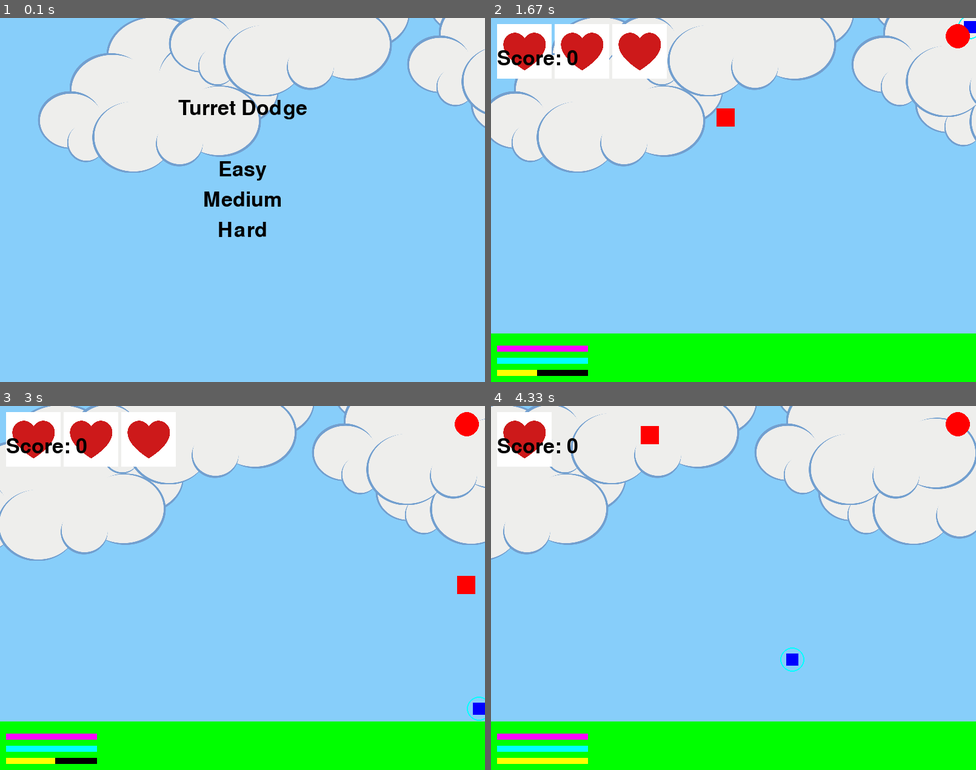
Above: before the commit, frames 1-4 (two rows, left to right).
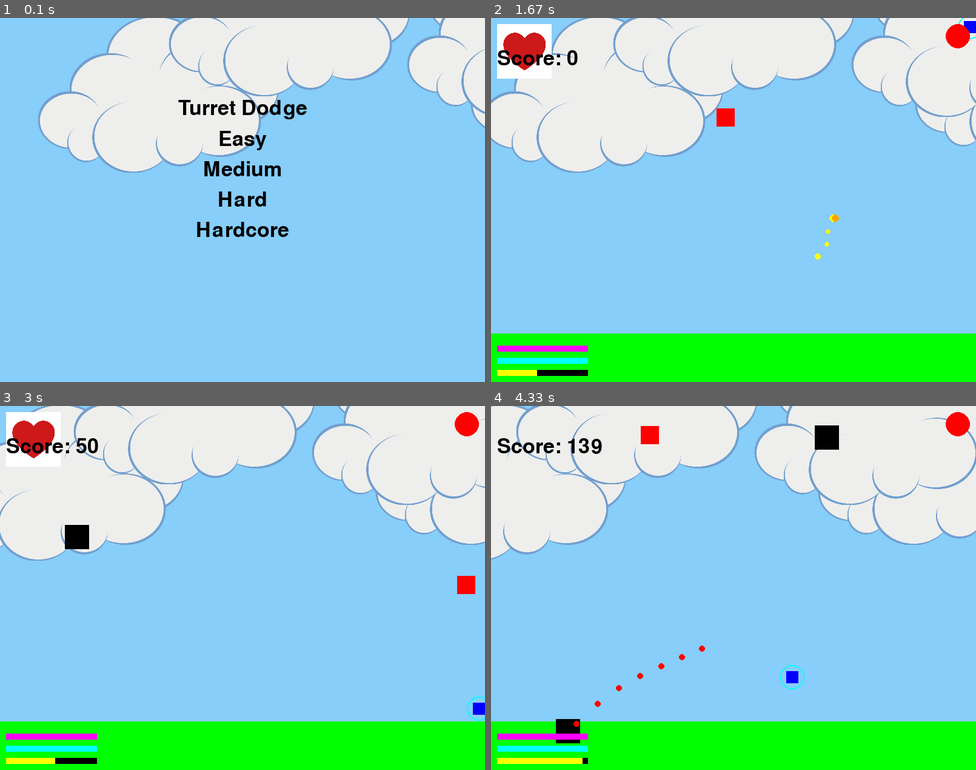
Above: after the commit, the same moments.

Repository: Varun-Chinthoju/LearningPython
Game: pygame game, started from pygame_Learning/turret_dodge.py
Same seed, same stepped clock (60 frames per second), same inputs: the game is played once before the commit and once after it.
Inputs (mouse positions are in pixels of both pictures, inside the frame that each line leads up to):
- Up to frame 1 (0.1 s): no input
- Up to frame 2 (1.67 s): click (733, 229) at 0.38 s, where only the run after the commit has a clickable "Hardcore"; hold J 0.67-1.13 s; hold Right 0.67-1.13 s; hold Right 1.17-1.63 s; tap Space at 1.23, 1.53 s; tap S at 1.32 s
- Up to frame 3 (3 s): click (242, 609) at 1.72 s; click (126, 591) at 2.05 s; hold Right 2.33-2.8 s; tap Space at 2.4, 2.7, 2.9 s; tap S at 2.48 s; hold Left from 2.83 s (still down)
- Up to frame 4 (4.33 s): tap Space at 3.2, 3.47, 3.77, 3.9, 4.2 s; release Left at 3.37 s; hold Left 3.4-3.8 s; tap J at 3.55 s; hold Right from 3.83 s (still down); tap S at 3.98 s

The runs differ from the first frame. In frame 1, 1.3% of the frame differs, in the area x 40-60%, y 31-61%; in frame 2, 1.5%; in frame 3, 1.7%; in frame 4, 1.8%, in the area x 2-72%, y 1-99%.

Commit message:
death animation WIP

Diff:
--- a/pygame_Learning/turret_dodge.py
+++ b/pygame_Learning/turret_dodge.py
@@ -7,14 +7,20 @@
 # Screen dimensions
 screen_width = 800
 screen_height = 600
-screen = pygame.display.set_mode((screen_width, screen_height))  # Initialize display first
+screen = pygame.display.set_mode(
+    (screen_width, screen_height)
+)  # Initialize display first
 pygame.display.set_caption("Turret Dodge")
 
 # --- Image Loading ---
 cloud_image = pygame.image.load("images/cloud.png").convert_alpha()
-cloud_image = pygame.transform.scale(cloud_image, (cloud_image.get_width() // 2, cloud_image.get_height() // 2))
+cloud_image = pygame.transform.scale(
+    cloud_image, (cloud_image.get_width() // 2, cloud_image.get_height() // 2)
+)
 heart_image = pygame.image.load("images/lives.jpeg").convert()
-heart_image = pygame.transform.scale(heart_image, (heart_image.get_width() // 4, heart_image.get_height() // 4))
+heart_image = pygame.transform.scale(
+    heart_image, (heart_image.get_width() // 4, heart_image.get_height() // 4)
+)
 
 # Colors
 white = (255, 255, 255)
@@ -24,8 +30,9 @@
 red = (255, 0, 0)
 sky_blue = (135, 206, 250)
 yellow = (255, 255, 0)  # For fuel bar
-cyan = (0, 255, 255)   # For boost bar
-magenta = (255, 0, 255) # For shield bar
+cyan = (0, 255, 255)  # For boost bar
+magenta = (255, 0, 255)  # For shield bar
+gray = (128, 128, 128)  # For explosion smoke
 
 # --- Game Settings ---
 difficulty = "medium"  # Default difficulty
@@ -39,6 +46,8 @@
         "obstacle_spawn_rate": 2000,
         "obstacle_acceleration": 0.03,
         "max_obstacle_speed": 6,
+        "turret_speed": 2,
+        "lives": 7
     },
     "medium": {
         "turret_spawn_rate": 3000,
@@ -46,6 +55,8 @@
         "obstacle_spawn_rate": 1500,
         "obstacle_acceleration": 0.05,
         "max_obstacle_speed": 8,
+        "turret_speed": 3,
+        "lives": 5
     },
     "hard": {
         "turret_spawn_rate": 2000,
@@ -53,8 +64,29 @@
         "obstacle_spawn_rate": 1000,
         "obstacle_acceleration": 0.08,
         "max_obstacle_speed": 10,
+        "turret_speed": 4,
+        "lives": 3
+    },
+    "hardcore": { # Added hardcore difficulty
+        "turret_spawn_rate": 2000,
+        "special_turret_spawn_rate": 7000,
+        "obstacle_spawn_rate": 1000,
+        "obstacle_acceleration": 0.08,
+        "max_obstacle_speed": 10,
+        "turret_speed": 4,
+        "lives": 1
     },
 }
+
+# --- Initialize spawn rates and obstacle settings based on difficulty ---
+turret_spawn_rate = difficulty_settings[difficulty]["turret_spawn_rate"]
+special_turret_spawn_rate = difficulty_settings[difficulty][
+    "special_turret_spawn_rate"
+]
+obstacle_spawn_rate = difficulty_settings[difficulty]["obstacle_spawn_rate"]
+obstacle_acceleration = difficulty_settings[difficulty]["obstacle_acceleration"]
+max_obstacle_speed = difficulty_settings[difficulty]["max_obstacle_speed"]
+turret_speed = difficulty_settings[difficulty]["turret_speed"]
 
 # Player settings
 player_x = screen_width // 2
@@ -89,10 +121,11 @@
 last_turret_spawn = 0
 rocket_speed = 5
 rockets = []
-max_rockets_per_turret = 10  # Turrets can only shoot 10 rockets
-rocket_delay = 200  # Delay between rockets in milliseconds
+max_rockets_per_turret = 50  # Turrets can only shoot 10 rockets
+rocket_delay = 100  # Delay between rockets in milliseconds
 last_rocket_launch = 0
 turret_range = 500  # Maximum range for turrets to shoot
+rocket_lifetime = 2000 # Rocket lasts 2 seconds
 
 # Special turret settings
 special_turret_size = 50
@@ -102,7 +135,7 @@
 homing_missile_speed = 6
 homing_missiles = []
 homing_missile_lifetime = 2500  # 2 seconds in milliseconds
-special_turret_spawn_chance = 1/10  # 1 in 20 chance of spawning
+special_turret_spawn_chance = 1 / 10  # 1 in 20 chance of spawning
 
 # Fuel token settings
 fuel_token_size = 20
@@ -119,10 +152,6 @@
 dent_depth = 10
 dents = []
 
-# Obstacle acceleration settings
-obstacle_acceleration = 0.05
-max_obstacle_speed = 8
-
 # Obstacle settings
 obstacle_size = 30
 obstacle_speed = 3
@@ -142,7 +171,9 @@
 for x in range(0, 40, 5):
     for y in range(0, 40, 5):
         pygame.draw.rect(ground_texture, (160, 82, 45), (x, y, 3, 3))
-ground_texture = pygame.transform.scale(ground_texture, (ground_texture.get_width() * 2, ground_texture.get_height() * 2))
+ground_texture = pygame.transform.scale(
+    ground_texture, (ground_texture.get_width() * 2, ground_texture.get_height() * 2)
+)
 
 # Cloud settings
 cloud_speed = 1
@@ -176,24 +207,28 @@
 title_rect = title_text.get_rect(center=(screen_width // 2, screen_height // 4))
 
 easy_text = menu_font.render("Easy", True, black)
-easy_rect = easy_text.get_rect(center=(screen_width // 2, screen_height // 2 - 50))
+easy_rect = easy_text.get_rect(center=(screen_width // 2, screen_height // 2 - 100))
 
 medium_text = menu_font.render("Medium", True, black)
-medium_rect = medium_text.get_rect(center=(screen_width // 2, screen_height // 2))
+medium_rect = medium_text.get_rect(center=(screen_width // 2, screen_height // 2 - 50))
 
 hard_text = menu_font.render("Hard", True, black)
-hard_rect = hard_text.get_rect(center=(screen_width // 2, screen_height // 2 + 50))
+hard_rect = hard_text.get_rect(center=(screen_width // 2, screen_height // 2))
+
+hardcore_text = menu_font.render("Hardcore", True, black) # Added hardcore mode to the menu
+hardcore_rect = hardcore_text.get_rect(center=(screen_width // 2, screen_height // 2 + 50))
+
 
 # --- Functions ---
 def reset_game():
-    global player_x, player_y, player_speed, player_vel_y, b …(288 unchanged characters)… bstacle_acceleration, max_obstacle_speed
+    global player_x, player_y, player_speed, player_vel_y, b …(288 unchanged characters)… bstacle_acceleration, max_obstacle_speed, turret_speed
     player_x = screen_width // 2
     player_y = screen_height - 100
     player_speed = 0
     player_vel_y = 0
     boost = boost_amount
     jetpack_fuel = 100
-    lives = 3
+    lives = difficulty_settings[difficulty]["lives"] # Get lives from dictionary
     shield_hits = 5
     has_shield = False
     turrets = []
@@ -209,10 +244,45 @@
     score = 0
     # Update spawn rates and obstacle settings based on difficulty
     turret_spawn_rate = difficulty_settings[difficulty]["turret_spawn_rate"]
-    special_turret_spawn_rate = difficulty_settings[difficulty]["special_turret_spawn_rate"]
+    special_turret_spawn_rate = difficulty_settings[difficulty][
+        "special_turret_spawn_rate"
+    ]
     obstacle_spawn_rate = difficulty_settings[difficulty]["obstacle_spawn_rate"]
     obstacle_acceleration = difficulty_settings[difficulty]["obstacle_acceleration"]
     max_obstacle_speed = difficulty_settings[difficulty]["max_obstacle_speed"]
+    turret_speed = difficulty_settings[difficulty]["turret_speed"]
+
+
+# --- Particle System ---
+class Particle:
+    def __init__(self, x, y, color, size, lifetime, x_vel=0, y_vel=0):
+        self.x = x
+        self.y = y
+        self.color = color
+        self.size = size
+        self.lifetime = lifetime
+        self.alive = True
+        self.x_vel = x_vel
+        self.y_vel = y_vel
+
+    def update(self):
+        self.lifetime -= 1
+        if self.lifetime <= 0:
+            self.alive = False
+
+        self.x += self.x_vel
+        self.y += self.y_vel
+        self.y_vel += 0.1 # Gravity effect on particles
+
+    def draw(self, screen):
+        pygame.draw.circle(screen, self.color, (int(self.x), int(self.y)), self.size)
+
+particles = []
+jetpack_particle_colors = [(255, 255, 0), (255, 165, 0)] # Yellow and orange
+
+# --- Game State ---
+game_over = False
+player_death_explosion = False
 
 # Game loop
 running = True
@@ -242,6 +312,10 @@
                         difficulty = "hard"
                         reset_game()
                         in_menu = False
+                    elif hardcore_rect.collidepoint(event.pos): # Add handling for hardcore button click
+                        difficulty = "hardcore"
+                        reset_game()
+                        in_menu = False
         else:
             if event.type == pygame.KEYDOWN:
                 if event.key == pygame.K_SPACE and not is_jumping:
@@ -254,7 +328,8 @@
             if event.type == pygame.MOUSEBUTTONDOWN:
                 if event.button == 1:
                     distance_to_button = (
-                        (event.pos[0] - pause_button_x) ** 2 + (event.pos[1] - pause_button_y) ** 2
+                        (event.pos[0] - pause_button_x) ** 2
+                        + (event.pos[1] - pause_button_y) ** 2
                     ) ** 0.5
                     if distance_to_button <= pause_button_radius:
                         is_paused = not is_paused
@@ -274,6 +349,7 @@
         screen.blit(easy_text, easy_rect)
         screen.blit(medium_text, medium_rect)
         screen.blit(hard_text, hard_rect)
+        screen.blit(hardcore_text, hardcore_rect) # Draw the hardcore option
 
         pygame.display.flip()
         clock.tick(60)
@@ -309,11 +385,21 @@
         player_vel_y -= jetpack_power
         jetpack_fuel -= jetpack_consumption_rate
 
+        # Create jetpack particles
+        for _ in range(3):
+            particle_x = player_x + player_size // 2 + random.randint(-5, 5)
+            particle_y = player_y + player_size
+            particle_color = random.choice(jetpack_particle_colors)
+            particle_size = random.randint(3, 6)
+            particle_lifetime = random.randint(20, 40)
+            particles.append(Particle(particle_x, particle_y, particle_color, particle_size, particle_lifetime))
+
     # --- Gravity ---
-    player_vel_y += gravity
-    if player_vel_y > fall_speed:
-        player_vel_y = fall_speed
-    player_y += player_vel_y
+    if not game_over: # Only apply gravity if player is alive
+        player_vel_y += gravity
+        if player_vel_y > fall_speed:
+            player_vel_y = fall_speed
+        player_y += player_vel_y
 
     # --- Keep player on top of the ground ---
     if player_y + player_size > screen_height - ground_height:
@@ -324,20 +410,46 @@
         dents.append(dent_x)
         jetpack_fuel = min(jetpack_fuel + 5, 100)
 
+        if game_over and not player_death_explosion:
+            # Create explosion particles
+            for _ in range(100):
+                particle_x = player_x + player_size // 2 + random.randint(-20, 20)
+                particle_y = player_y + player_size // 2 + random.randint(-20, 20)
+                particle_color = gray
+                particle_size = random.randint(5, 10)
+                particle_lifetime = random.randint(50, 100)
+                x_vel = random.randint(-5, 5)
+                y_vel = random.randint(-10, -5)
+                particles.append(
+                    Particle(particle_x, particle_y, particle_color, particle_size, particle_lifetime, x_vel, y_vel)
+                )
+
+            player_death_explosion = True
+
     # --- Keep player within the screen bounds ---
     player_x = max(0, min(player_x, screen_width - player_size))
 
-    # --- Turret and rocket movement ---
+    # --- Turret spawning ---
+    if current_time - last_turret_spawn > turret_spawn_rate:
+        turret_x = random.randint(0, screen_width - turret_size)
+        turrets.append([turret_x, -turret_size])
+        last_turret_spawn = current_time
+
+# --- Turret and rocket movement ---
     for turret in turrets[:]:
-        turret[1] += obstacle_speed
+        turret[1] += turret_speed
         if turret[1] > screen_height:
             turrets.remove(turret)
-            score += 1  # Increment score when a turret goes offscreen
+            # score += 1
 
         # Only launch rockets if enough time has passed since the last launch
         if current_time - last_rocket_launch > rocket_delay:
             # Only launch rockets if the turret has rockets left and is within range
-            if len(rockets) < max_rockets_per_turret * len(turrets) and math.hypot(player_x - turret[0], player_y - turret[1]) <= turret_range:
+            if (
+                len(rockets) < max_rockets_per_turret * len(turrets)
+                and math.hypot(player_x - turret[0], player_y - turret[1])
+                <= turret_range
+            ):
                 # Calculate rocket travel time (1 second)
                 target_x = player_x + player_size // 2
                 target_y = player_y + player_size // 2
@@ -353,13 +465,35 @@
                         turret[1] + turret_size // 2,
                         dx / travel_time,
                         dy / travel_time,
+                        current_time # Track rocket launch time for lifetime
                     ]
                 )
                 last_rocket_launch = current_time  # Update last rocket launch time
 
+        # --- Score Increment (Moved) ---
+        if 0 <= turret[1] <= screen_height: # Only give points for on-screen turrets
+            score += 1
+
     for rocket in rockets[:]:
         rocket[0] += rocket[2]
         rocket[1] += rocket[3]
+
+        # Check for rocket lifetime
+        if current_time - rocket[4] > rocket_lifetime:
+            rockets.remove(rocket)
+            # Create explosion particles
+            for _ in range(30):
+                particle_x = rocket[0] + random.randint(-10, 10)
+                particle_y = rocket[1] + random.randint(-10, 10)
+                particle_color = red
+                particle_size = random.randint(3, 6)
+                particle_lifetime = random.randint(10, 20)
+                x_vel = random.randint(-3, 3)
+                y_vel = random.randint(-3, 3)
+                particles.append(
+                    Particle(particle_x, particle_y, particle_color, particle_size, particle_lifetime, x_vel, y_vel)
+                )
+            continue
 
         # Check for collision with player
         if (
@@ -374,17 +508,32 @@
                 rockets.remove(rocket)  # Remove rocket even if shield is active
                 # Find the nearest turret and remove it
                 if turrets:  # Check if turrets list is not empty
-                    nearest_turret = min(turrets, key=lambda t: math.hypot(player_x - t[0], player_y - t[1]))
+                    nearest_turret = min(
+                        turrets,
+                        key=lambda t: math.hypot(player_x - t[0], player_y - t[1]),
+                    )
                     if nearest_turret in turrets:
                         turrets.remove(nearest_turret)
             else:
                 lives -= 1
                 if lives == 0:
-                    running = False
+                    game_over = True # Trigger game over
                 rockets.remove(rocket)
 
         if rocket[1] > screen_height:
             rockets.remove(rocket)
+            # Create explosion particles
+            for _ in range(30):
+                particle_x = rocket[0] + random.randint(-10, 10)
+                particle_y = rocket[1] + random.randint(-10, 10)
+                particle_color = red
+                particle_size = random.randint(3, 6)
+                particle_lifetime = random.randint(10, 20)
+                x_vel = random.randint(-3, 3)
+                y_vel = random.randint(-3, 3)
+                particles.append(
+                    Particle(particle_x, particle_y, particle_color, particle_size, particle_lifetime, x_vel, y_vel)
+                )
 
     # --- Special turret spawning ---
     if current_time - last_special_turret_spawn > special_turret_spawn_rate:
@@ -401,7 +550,9 @@
             score += 2  # Increment score by 2 for special turrets
 
         # Launch a homing missile
-        if len(homing_missiles) < len(special_turrets):  # Only one missile per special turret
+        if len(homing_missiles) < len(
+            special_turrets
+        ):  # Only one missile per special turret
             target_x = player_x + player_size // 2
             target_y = player_y + player_size // 2
             dx = target_x - (special_turret[0] + special_turret_size // 2)
@@ -440,7 +591,7 @@
         ):
             lives -= 2  # Homing missile takes two lives
             if lives <= 0:
-                running = False
+                game_over = True
             homing_missiles.remove(missile)
 
         # Check for missile lifetime
@@ -450,7 +601,9 @@
     # --- Obstacle spawning ---
     if current_time - last_obstacle_spawn > obstacle_spawn_rate:
         obstacle_x = random.randint(0, screen_width - obstacle_size)
-        obstacles.append([obstacle_x, -obstacle_size, obstacle_speed])  # Add initial speed
+        obstacles.append(
+            [obstacle_x, -obstacle_size, obstacle_speed]
+        )  # Add initial speed
         last_obstacle_spawn = current_time
 
     # --- Obstacle movement ---
@@ -470,7 +623,7 @@
             lives -= 1
             obstacles.remove(obstacle)
             if lives == 0:
-                running = False  # Game over
+                game_over = True  # Game over
 
     # --- Fuel token spawning and movement ---
     if current_time - last_fuel_token_spawn > fuel_token_spawn_rate:
@@ -544,33 +697,65 @@
 
     # Draw the ground (using texture)
     screen.blit(ground_texture, (ground_x, screen_height - ground_texture.get_height()))
-    screen.blit(ground_texture, (ground_x + ground_texture.get_width(), screen_height - ground_texture.get_height()))
+    screen.blit(
+        ground_texture,
+        (
+            ground_x + ground_texture.get_width(),
+            screen_height - ground_texture.get_height(),
+        ),
+    )
 
     # Draw dents (before the grass)
     for dent_x in dents:
-        dent_rect = (ground_x + dent_x, screen_height - ground_height + dent_depth,
-                     dent_width, ground_height - dent_depth)
+        dent_rect = (
+            ground_x + dent_x,
+            screen_height - ground_height + dent_depth,
+            dent_width,
+            ground_height - dent_depth,
+        )
         pygame.draw.rect(screen, white, dent_rect)
 
     # Draw the grass (green rectangle)
-    pygame.draw.rect(screen, green, (0, screen_height - ground_height, screen_width, ground_height))
+    pygame.draw.rect(
+        screen, green, (0, screen_height - ground_height, screen_width, ground_height)
+    )
 
     # Draw obstacles
     for obstacle in obstacles:
-        pygame.draw.rect(screen, red, (obstacle[0], obstacle[1], obstacle_size, obstacle_size))
+        pygame.draw.rect(
+            screen, red, (obstacle[0], obstacle[1], obstacle_size, obstacle_size)
+        )
 
     # Draw fuel tokens
     for fuel_token in fuel_tokens:
-        pygame.draw.circle(screen, (255, 255, 0), (fuel_token[0] + fuel_token_size // 2, fuel_token[1] + fuel_token_size // 2),
-                           fuel_token_size // 2)
+        pygame.draw.circle(
+            screen,
+            (255, 255, 0),
+            (
+                fuel_token[0] + fuel_token_size // 2,
+                fuel_token[1] + fuel_token_size // 2,
+            ),
+            fuel_token_size // 2,
+        )
 
     # Draw turrets
     for turret in turrets:
-        pygame.draw.rect(screen, turret_color, (turret[0], turret[1], turret_size, turret_size))
+        pygame.draw.rect(
+            screen, turret_color, (turret[0], turret[1], turret_size, turret_size)
+        )
 
     # Draw special turrets
     for special_turret in special_turrets:
-        pygame.draw.rect(screen, special_turret_color, (special_turret[0], special_turret[1], special_turret_size, special_turret_size))
+        pygame.draw.rect(
+            screen,
+            special_turret_color,
+            (
+                special_turret[0],
+                special_turret[1],
+                special_turret_size,
+                special_turret_size,
+            ),
+        )
 
     # Draw rockets
     for rocket in rockets:
@@ -578,40 +763,72 @@
 
     # Draw homing missiles
     for missile in homing_missiles:
-        pygame.draw.circle(screen, blue, (int(missile[0]), int(missile[1])), 8)  # Larger blue circle for homing missiles
+        pygame.draw.circle(
+            screen, blue, (int(missile[0]), int(missile[1])), 8
+        )  # Larger blue circle for homing missiles
 
     # Draw extra lives (falling hearts)
     for extra_life in extra_lives:
         screen.blit(heart_image, (extra_life[0], extra_life[1]))
 
+    # --- Update and Draw Particles ---
+    for particle in particles[:]: # Iterate over a copy of the list
+        particle.update()
+        if particle.alive:
+            particle.draw(screen)
+        else:
+            particles.remove(particle)
+
     # Draw hearts (lives)
     for i in range(lives):
         screen.blit(heart_image, (10 + i * (heart_image.get_width() + 5), 10))
 
     # Draw the player
-    pygame.draw.rect(screen, blue, (player_x, player_y, player_size, player_size))
+    pygame.draw.rect(screen, blue, (player_x, player_y, player_size, player_size)) # Draw the player even after game over
     if has_shield:
-        pygame.draw.circle(screen, (0, 255, 255), (player_x + player_size // 2, player_y + player_size // 2),
-                           player_size, 2)
+        pygame.draw.circle(
+            screen,
+            (0, 255, 255),
+            (player_x + player_size // 2, player_y + player_size // 2),
+            player_size,
+            2,
+        )
 
     # Draw pause button
-    pygame.draw.circle(screen, pause_button_color, (pause_button_x, pause_button_y), pause_button_radius)
+    pygame.draw.circle(
+        screen,
+        pause_button_color,
+        (pause_button_x, pause_button_y),
+        pause_button_radius,
+    )
 
     # --- Draw bars ---
     # Jetpack bar
     jetpack_bar_fill = (jetpack_fuel / 100) * bar_width
-    pygame.draw.rect(screen, black, (jetpack_bar_x, jetpack_bar_y, bar_width, bar_height))  # Background
-    pygame.draw.rect(screen, yellow, (jetpack_bar_x, jetpack_bar_y, jetpack_bar_fill, bar_height))  # Fill
+    pygame.draw.rect(
+        screen, black, (jetpack_bar_x, jetpack_bar_y, bar_width, bar_height)
+    )  # Background
+    pygame.draw.rect(
+        screen, yellow, (jetpack_bar_x, jetpack_bar_y, jetpack_bar_fill, bar_height)
+    )  # Fill
 
     # Boost bar
     boost_bar_fill = (boost / boost_amount) * bar_width
-    pygame.draw.rect(screen, black, (boost_bar_x, boost_bar_y, bar_width, bar_height))  # Background
-    pygame.draw.rect(screen, cyan, (boost_bar_x, boost_bar_y, boost_bar_fill, bar_height))  # Fill
+    pygame.draw.rect(
+        screen, black, (boost_bar_x, boost_bar_y, bar_width, bar_height)
+    )  # Background
+    pygame.draw.rect(
+        screen, cyan, (boost_bar_x, boost_bar_y, boost_bar_fill, bar_height)
+    )  # Fill
 
     # Shield bar
     shield_bar_fill = (shield_hits / 5) * bar_width
-    pygame.draw.rect(screen, black, (shield_bar_x, shield_bar_y, bar_width, bar_height))  # Background
-    pygame.draw.rect(screen, magenta, (shield_bar_x, shield_bar_y, shield_bar_fill, bar_height))  # Fill
+    pygame.draw.rect(
+        screen, black, (shield_bar_x, shield_bar_y, bar_width, bar_height)
+    )  # Background
+    pygame.draw.rect(
+        screen, magenta, (shield_bar_x, shield_bar_y, shield_bar_fill, bar_height)
+    )  # Fill
 
     # Draw score
     score_text = menu_font.render("Score: " + str(score), True, black)
